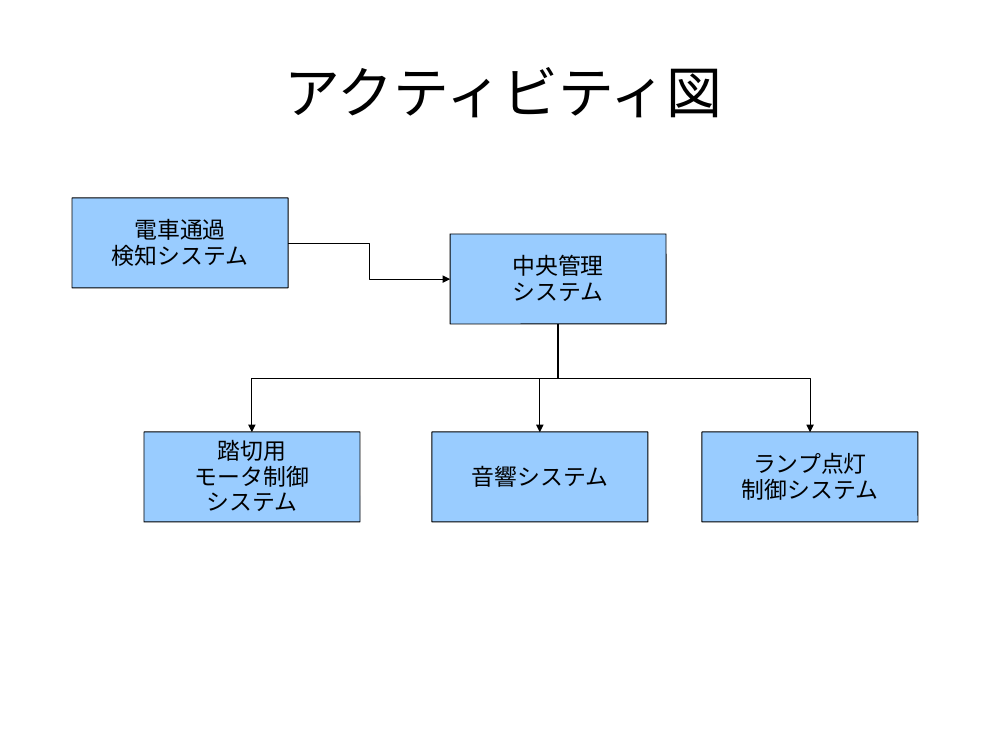
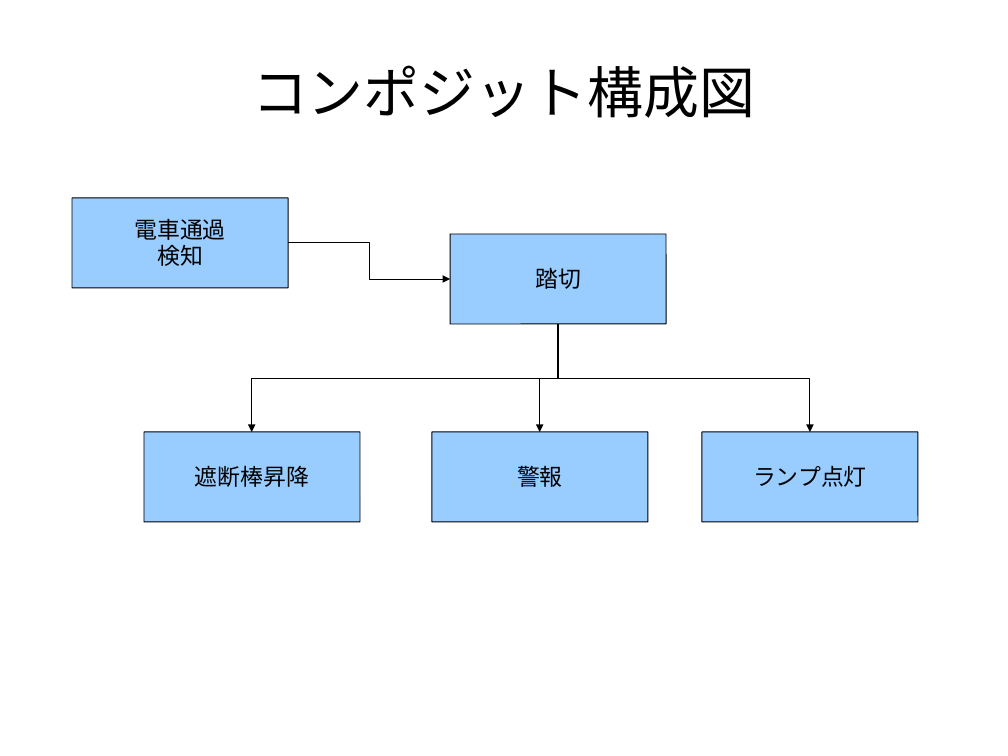
Before and after one commit to hn-rep/work, a slide deck: slide 3 of UML/train.ppt. Drawn at 1008x756 pixels with LibreOffice and Linux fonts; fonts in the diff are those of the drawing. Boxes give left, top, right and bottom in pixels: in the first picture for what was removed or moved away, otherwise in the second. Text is boxed around its words. In the diff, an @@ line names an element or a change of style, - is before the commit and + after.

```diff
--- a/UML/train.ppt
+++ b/UML/train.ppt
@@ title at box(252, 65, 755, 118): text changed @@
-アクティビティ図
+コンポジット構成図
@@ text in rounded rectangle at box(157, 244, 203, 266): text changed @@
-検知システム
+検知
@@ text in rounded rectangle at box(535, 267, 581, 289): text changed @@
-中央管理
-システム
+踏切
@@ text in rounded rectangle at box(195, 465, 309, 487): text changed @@
-踏切用
-モータ制御
-システム
+遮断棒昇降
@@ text in rounded rectangle at box(517, 465, 563, 487): text changed @@
-音響システム
+警報
@@ text in rounded rectangle at box(742, 479, 878, 500): paragraph removed @@
-制御システム
```
Also in this commit, not shown: 2 other slides changed, 5 slides added, 1 slide removed.
